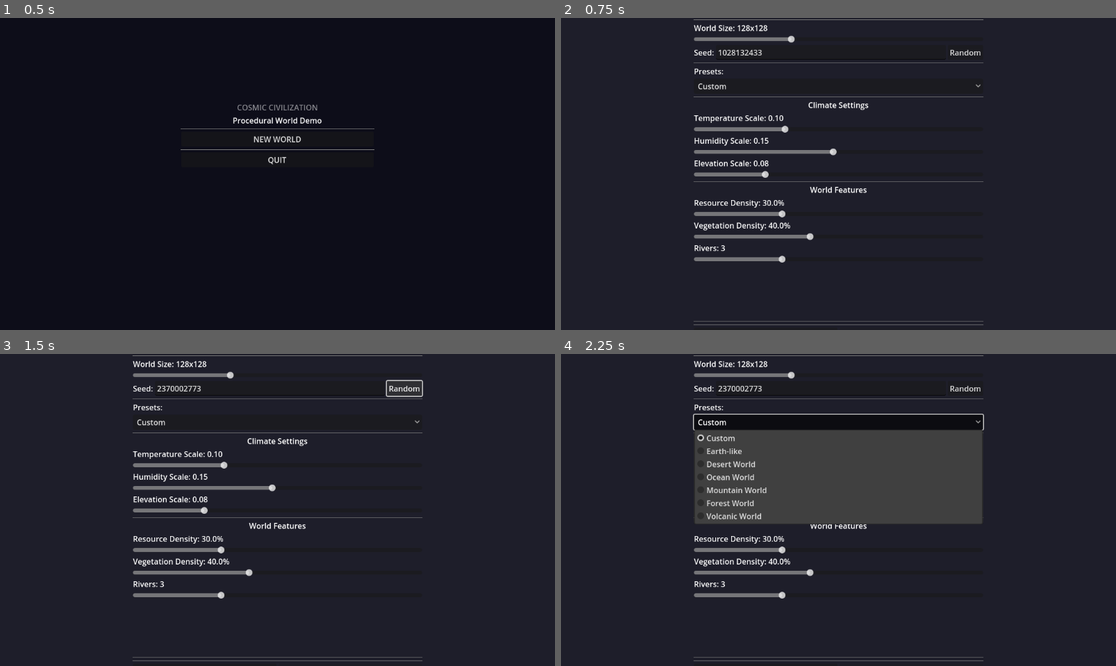
Above: before the commit, frames 1-4 (two rows, left to right).
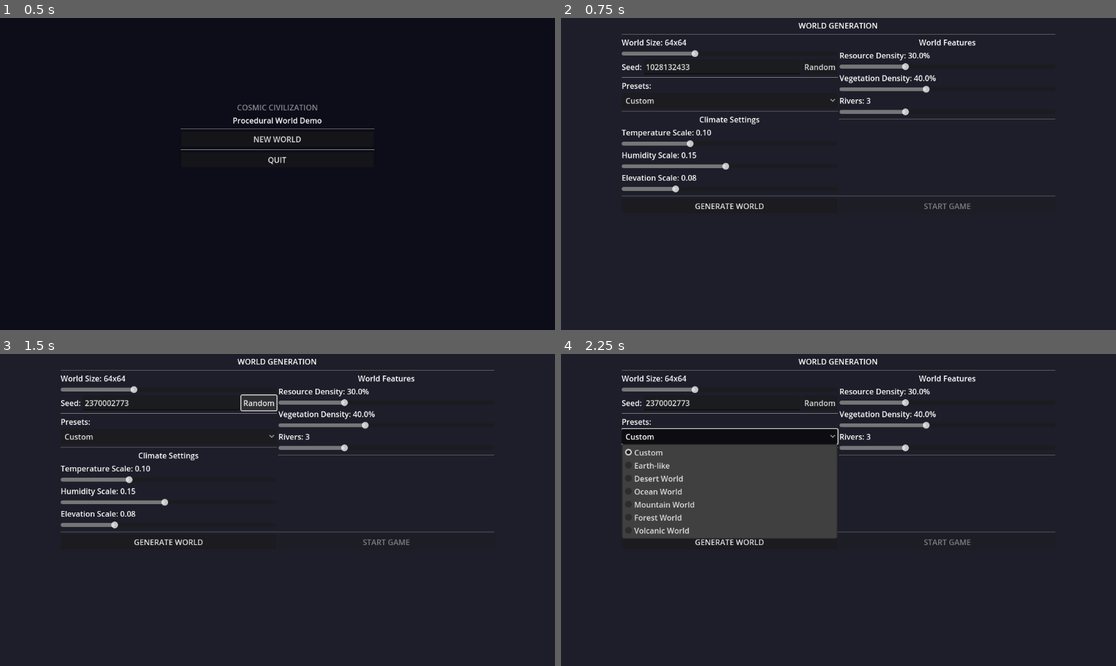
Above: after the commit, the same moments.

Repository: verdictzero/op-game
Game: Godot game, scene res://scenes/GameManager.tscn
Same seed, same stepped clock (60 frames per second), same inputs: the game is played once before the commit and once after it.
Inputs:
- Up to frame 1 (0.5 s): no input
- Up to frame 2 (0.75 s): click "NEW WORLD" at 0.5 s
- Up to frame 3 (1.5 s): click "Random" at 1.25 s
- Up to frame 4 (2.25 s): click "Custom" at 2 s

Frame 1 is identical in both runs. In frame 2, 7.8% of the frame differs, in the area x 10-90%, y 0-99%; in frame 3, 8.0%; in frame 4, 21%.

Commit message:
Fix world generation stalling and redesign UI for 16:9 compatibility
World Generation Fixes:
- Fix WorldGenUI default world size from 128x128 to 64x64 to match WorldGenerator
- Increase yielding frequency from every 5 to every 2 rows in vegetation/tile creation
- Prevents generation stalling at 126/128 (89%) issue

UI Layout Redesign:
- Completely redesign WorldGenUI with two-column layout
- Add ScrollContainer wrapper for better viewport compatibility
- Reduce height from 700px to 640px, increase width to 900px
- Left column: World size, seed, presets, climate settings
- Right column: Resources, progress bar, world statistics
- Now fits properly in 1280x720+ resolutions

Technical Changes:
- Update all @onready node paths in WorldGenUI.gd for new scene structure
- Add development notes documentation for session tracking
- Maintain full functionality with improved layout

🤖 Generated with [Claude Code](https://claude.ai/code)

Co-Authored-By: Claude <noreply@anthropic.com>

Diff:
--- a/oneiric-parallax/scenes/ui/WorldGenUI.tscn
+++ b/oneiric-parallax/scenes/ui/WorldGenUI.tscn
@@ -16,214 +16,223 @@
 anchor_bottom = 1.0
 color = Color(0.1, 0.1, 0.15, 0.9)
 
-[node name="VBox" type="VBoxContainer" parent="."]
+[node name="ScrollContainer" type="ScrollContainer" parent="."]
 layout_mode = 1
 anchors_preset = 8
 anchor_left = 0.5
 anchor_top = 0.5
 anchor_right = 0.5
 anchor_bottom = 0.5
-offset_left = -300.0
-offset_top = -350.0
-offset_right = 300.0
-offset_bottom = 350.0
-
-[node name="TitleLabel" type="Label" parent="VBox"]
+offset_left = -450.0
+offset_top = -320.0
+offset_right = 450.0
+offset_bottom = 320.0
+
+[node name="VBox" type="VBoxContainer" parent="ScrollContainer"]
+layout_mode = 2
+size_flags_horizontal = 3
+
+[node name="TitleLabel" type="Label" parent="ScrollContainer/VBox"]
 layout_mode = 2
 text = "WORLD GENERATION"
 horizontal_alignment = 1
 vertical_alignment = 1
 
-[node name="HSeparator" type="HSeparator" parent="VBox"]
-layout_mode = 2
-
-[node name="ParametersContainer" type="VBoxContainer" parent="VBox"]
+[node name="HSeparator" type="HSeparator" parent="ScrollContainer/VBox"]
+layout_mode = 2
+
+[node name="MainContainer" type="HBoxContainer" parent="ScrollContainer/VBox"]
 layout_mode = 2
 size_flags_vertical = 3
 
-[node name="WorldSizeContainer" type="VBoxContainer" parent="VBox/ParametersContainer"]
-layout_mode = 2
-
-[node name="WorldSizeLabel" type="Label" parent="VBox/ParametersContainer/WorldSizeContainer"]
-layout_mode = 2
-text = "World Size: 128x128"
-
-[node name="WorldSizeSlider" type="HSlider" parent="VBox/ParametersContainer/WorldSizeContainer"]
-layout_mode = 2
-min_value = 64.0
-max_value = 256.0
-step = 32.0
-value = 128.0
-
-[node name="SeedContainer" type="HBoxContainer" parent="VBox/ParametersContainer"]
-layout_mode = 2
-
-[node name="SeedLabel" type="Label" parent="VBox/ParametersContainer/SeedContainer"]
+[node name="LeftColumn" type="VBoxContainer" parent="ScrollContainer/VBox/MainContainer"]
+layout_mode = 2
+size_flags_horizontal = 3
+
+[node name="WorldSizeContainer" type="VBoxContainer" parent="ScrollContainer/VBox/MainContainer/LeftColumn"]
+layout_mode = 2
+
+[node name="WorldSizeLabel" type="Label" parent="ScrollContainer/VBox/MainContainer/LeftColumn/WorldSizeContainer"]
+layout_mode = 2
+text = "World Size: 64x64"
+
+[node name="WorldSizeSlider" type="HSlider" parent="ScrollContainer/VBox/MainContainer/LeftColumn/WorldSizeContainer"]
+layout_mode = 2
+min_value = 32.0
+max_value = 128.0
+step = 16.0
+value = 64.0
+
+[node name="SeedContainer" type="HBoxContainer" parent="ScrollContainer/VBox/MainContainer/LeftColumn"]
+layout_mode = 2
+
+[node name="SeedLabel" type="Label" parent="ScrollContainer/VBox/MainContainer/LeftColumn/SeedContainer"]
 layout_mode = 2
 text = "Seed:"
 size_flags_horizontal = 0
 
-[node name="SeedInput" type="LineEdit" parent="VBox/ParametersContainer/SeedContainer"]
+[node name="SeedInput" type="LineEdit" parent="ScrollContainer/VBox/MainContainer/LeftColumn/SeedContainer"]
 layout_mode = 2
 size_flags_horizontal = 3
 placeholder_text = "Enter seed value"
 
-[node name="RandomSeedButton" type="Button" parent="VBox/ParametersContainer/SeedContainer"]
+[node name="RandomSeedButton" type="Button" parent="ScrollContainer/VBox/MainContainer/LeftColumn/SeedContainer"]
 layout_mode = 2
 text = "Random"
 
-[node name="HSeparator2" type="HSeparator" parent="VBox/ParametersContainer"]
-layout_mode = 2
-
-[node name="PresetsContainer" type="VBoxContainer" parent="VBox/ParametersContainer"]
-layout_mode = 2
-
-[node name="PresetsLabel" type="Label" parent="VBox/ParametersContainer/PresetsContainer"]
+[node name="HSeparator2" type="HSeparator" parent="ScrollContainer/VBox/MainContainer/LeftColumn"]
+layout_mode = 2
+
+[node name="PresetsContainer" type="VBoxContainer" parent="ScrollContainer/VBox/MainContainer/LeftColumn"]
+layout_mode = 2
+
+[node name="PresetsLabel" type="Label" parent="ScrollContainer/VBox/MainContainer/LeftColumn/PresetsContainer"]
 layout_mode = 2
 text = "Presets:"
 
-[node name="PresetsOption" type="OptionButton" parent="VBox/ParametersContainer/PresetsContainer"]
-layout_mode = 2
-
-[node name="HSeparator3" type="HSeparator" parent="VBox/ParametersContainer"]
-layout_mode = 2
-
-[node name="ClimateContainer" type="VBoxContainer" parent="VBox/ParametersContainer"]
-layout_mode = 2
-
-[node name="ClimateLabel" type="Label" parent="VBox/ParametersContainer/ClimateContainer"]
+[node name="PresetsOption" type="OptionButton" parent="ScrollContainer/VBox/MainContainer/LeftColumn/PresetsContainer"]
+layout_mode = 2
+
+[node name="HSeparator3" type="HSeparator" parent="ScrollContainer/VBox/MainContainer/LeftColumn"]
+layout_mode = 2
+
+[node name="ClimateContainer" type="VBoxContainer" parent="ScrollContainer/VBox/MainContainer/LeftColumn"]
+layout_mode = 2
+
+[node name="ClimateLabel" type="Label" parent="ScrollContainer/VBox/MainContainer/LeftColumn/ClimateContainer"]
 layout_mode = 2
 text = "Climate Settings"
 horizontal_alignment = 1
 
-[node name="TemperatureContainer" type="VBoxContainer" parent="VBox/ParametersContainer/ClimateContainer"]
-layout_mode = 2
-
-[node name="TemperatureLabel" type="Label" parent="VBox/ParametersContainer/ClimateContainer/TemperatureContainer"]
+[node name="TemperatureContainer" type="VBoxContainer" parent="ScrollContainer/VBox/MainContainer/LeftColumn/ClimateContainer"]
+layout_mode = 2
+
+[node name="TemperatureLabel" type="Label" parent="ScrollContainer/VBox/MainContainer/LeftColumn/ClimateContainer/TemperatureContainer"]
 layout_mode = 2
 text = "Temperature Scale: 0.10"
 
-[node name="TemperatureSlider" type="HSlider" parent="VBox/ParametersContainer/ClimateContainer/TemperatureContainer"]
+[node name="TemperatureSlider" type="HSlider" parent="ScrollContainer/VBox/MainContainer/LeftColumn/ClimateContainer/TemperatureContainer"]
 layout_mode = 2
 min_value = 0.01
 max_value = 0.3
 step = 0.01
 value = 0.1
 
-[node name="HumidityContainer" type="VBoxContainer" parent="VBox/ParametersContainer/ClimateContainer"]
-layout_mode = 2
-
-[node name="HumidityLabel" type="Label" parent="VBox/ParametersContainer/ClimateContainer/HumidityContainer"]
+[node name="HumidityContainer" type="VBoxContainer" parent="ScrollContainer/VBox/MainContainer/LeftColumn/ClimateContainer"]
+layout_mode = 2
+
+[node name="HumidityLabel" type="Label" parent="ScrollContainer/VBox/MainContainer/LeftColumn/ClimateContainer/HumidityContainer"]
 layout_mode = 2
 text = "Humidity Scale: 0.15"
 
-[node name="HumiditySlider" type="HSlider" parent="VBox/ParametersContainer/ClimateContainer/HumidityContainer"]
+[node name="HumiditySlider" type="HSlider" parent="ScrollContainer/VBox/MainContainer/LeftColumn/ClimateContainer/HumidityContainer"]
 layout_mode = 2
 min_value = 0.01
 max_value = 0.3
 step = 0.01
 value = 0.15
 
-[node name="ElevationContainer" type="VBoxContainer" parent="VBox/ParametersContainer/ClimateContainer"]
-layout_mode = 2
-
-[node name="ElevationLabel" type="Label" parent="VBox/ParametersContainer/ClimateContainer/ElevationContainer"]
+[node name="ElevationContainer" type="VBoxContainer" parent="ScrollContainer/VBox/MainContainer/LeftColumn/ClimateContainer"]
+layout_mode = 2
+
+[node name="ElevationLabel" type="Label" parent="ScrollContainer/VBox/MainContainer/LeftColumn/ClimateContainer/ElevationContainer"]
 layout_mode = 2
 text = "Elevation Scale: 0.08"
 
-[node name="ElevationSlider" type="HSlider" parent="VBox/ParametersContainer/ClimateContainer/ElevationContainer"]
+[node name="ElevationSlider" type="HSlider" parent="ScrollContainer/VBox/MainContainer/LeftColumn/ClimateContainer/ElevationContainer"]
 layout_mode = 2
 min_value = 0.01
 max_value = 0.3
 step = 0.01
 value = 0.08
 
-[node name="HSeparator4" type="HSeparator" parent="VBox/ParametersContainer"]
-layout_mode = 2
-
-[node name="ResourcesContainer" type="VBoxContainer" parent="VBox/ParametersContainer"]
-layout_mode = 2
-
-[node name="ResourcesLabel" type="Label" parent="VBox/ParametersContainer/ResourcesContainer"]
+[node name="RightColumn" type="VBoxContainer" parent="ScrollContainer/VBox/MainContainer"]
+layout_mode = 2
+size_flags_horizontal = 3
+
+[node name="ResourcesContainer" type="VBoxContainer" parent="ScrollContainer/VBox/MainContainer/RightColumn"]
+layout_mode = 2
+
+[node name="ResourcesLabel" type="Label" parent="ScrollContainer/VBox/MainContainer/RightColumn/ResourcesContainer"]
 layout_mode = 2
 text = "World Features"
 horizontal_alignment = 1
 
-[node name="ResourceDensityContainer" type="VBoxContainer" parent="VBox/ParametersContainer/ResourcesContainer"]
-layout_mode = 2
-
-[node name="ResourceLabel" type="Label" parent="VBox/ParametersContainer/ResourcesContainer/ResourceDensityContainer"]
+[node name="ResourceDensityContainer" type="VBoxContainer" parent="ScrollContainer/VBox/MainContainer/RightColumn/ResourcesContainer"]
+layout_mode = 2
+
+[node name="ResourceLabel" type="Label" parent="ScrollContainer/VBox/MainContainer/RightColumn/ResourcesContainer/ResourceDensityContainer"]
 layout_mode = 2
 text = "Resource Density: 30%"
 
-[node name="ResourceSlider" type="HSlider" parent="VBox/ParametersContainer/ResourcesContainer/ResourceDensityContainer"]
+[node name="ResourceSlider" type="HSlider" parent="ScrollContainer/VBox/MainContainer/RightColumn/ResourcesContainer/ResourceDensityContainer"]
 layout_mode = 2
 max_value = 1.0
 step = 0.1
 value = 0.3
 
-[node name="VegetationContainer" type="VBoxContainer" parent="VBox/ParametersContainer/ResourcesContainer"]
-layout_mode = 2
-
-[node name="VegetationLabel" type="Label" parent="VBox/ParametersContainer/ResourcesContainer/VegetationContainer"]
+[node name="VegetationContainer" type="VBoxContainer" parent="ScrollContainer/VBox/MainContainer/RightColumn/ResourcesContainer"]
+layout_mode = 2
+
+[node name="VegetationLabel" type="Label" parent="ScrollContainer/VBox/MainContainer/RightColumn/ResourcesContainer/VegetationContainer"]
 layout_mode = 2
 text = "Vegetation Density: 40%"
 
-[node name="VegetationSlider" type="HSlider" parent="VBox/ParametersContainer/ResourcesContainer/VegetationContainer"]
+[node name="VegetationSlider" type="HSlider" parent="ScrollContainer/VBox/MainContainer/RightColumn/ResourcesContainer/VegetationContainer"]
 layout_mode = 2
 max_value = 1.0
 step = 0.1
 value = 0.4
 
-[node name="RiverContainer" type="VBoxContainer" parent="VBox/ParametersContainer/ResourcesContainer"]
-layout_mode = 2
-
-[node name="RiverLabel" type="Label" parent="VBox/ParametersContainer/ResourcesContainer/RiverContainer"]
+[node name="RiverContainer" type="VBoxContainer" parent="ScrollContainer/VBox/MainContainer/RightColumn/ResourcesContainer"]
+layout_mode = 2
+
+[node name="RiverLabel" type="Label" parent="ScrollContainer/VBox/MainContainer/RightColumn/ResourcesContainer/RiverContainer"]
 layout_mode = 2
 text = "Rivers: 3"
 
-[node name="RiverSlider" type="HSlider" parent="VBox/ParametersContainer/ResourcesContainer/RiverContainer"]
+[node name="RiverSlider" type="HSlider" parent="ScrollContainer/VBox/MainContainer/RightColumn/ResourcesContainer/RiverContainer"]
 layout_mode = 2
 max_value = 10.0
 step = 1.0
 value = 3.0
 
-[node name="HSeparator5" type="HSeparator" parent="VBox"]
-layout_mode = 2
-
-[node name="ProgressContainer" type="VBoxContainer" parent="VBox"]
-layout_mode = 2
-
-[node name="ProgressLabel" type="Label" parent="VBox/ProgressContainer"]
+[node name="HSeparator4" type="HSeparator" parent="ScrollContainer/VBox/MainContainer/RightColumn"]
+layout_mode = 2
+
+[node name="ProgressContainer" type="VBoxContainer" parent="ScrollContainer/VBox/MainContainer/RightColumn"]
+layout_mode = 2
+
+[node name="ProgressLabel" type="Label" parent="ScrollContainer/VBox/MainContainer/RightColumn/ProgressContainer"]
 layout_mode = 2
 text = "Generating..."
 horizontal_alignment = 1
 
-[node name="ProgressBar" type="ProgressBar" parent="VBox/ProgressContainer"]
-layout_mode = 2
-
-[node name="HSeparator6" type="HSeparator" parent="VBox"]
-layout_mode = 2
-
-[node name="StatsContainer" type="VBoxContainer" parent="VBox"]
+[node name="ProgressBar" type="ProgressBar" parent="ScrollContainer/VBox/MainContainer/RightColumn/ProgressContainer"]
+layout_mode = 2
+
+[node name="StatsContainer" type="VBoxContainer" parent="ScrollContainer/VBox/MainContainer/RightColumn"]
 layout_mode = 2
 size_flags_vertical = 3
 
-[node name="StatsLabel" type="RichTextLabel" parent="VBox/StatsContainer"]
+[node name="StatsLabel" type="RichTextLabel" parent="ScrollContainer/VBox/MainContainer/RightColumn/StatsContainer"]
 layout_mode = 2
 size_flags_vertical = 3
 bbcode_enabled = true
 fit_content = true
 
-[node name="ButtonContainer" type="HBoxContainer" parent="VBox"]
-layout_mode = 2
-
-[node name="GenerateButton" type="Button" parent="VBox/ButtonContainer"]
+[node name="HSeparator5" type="HSeparator" parent="ScrollContainer/VBox"]
+layout_mode = 2
+
+[node name="ButtonContainer" type="HBoxContainer" parent="ScrollContainer/VBox"]
+layout_mode = 2
+
+[node name="GenerateButton" type="Button" parent="ScrollContainer/VBox/ButtonContainer"]
 layout_mode = 2
 size_flags_horizontal = 3
 text = "GENERATE WORLD"
 
-[node name="StartGameButton" type="Button" parent="VBox/ButtonContainer"]
+[node name="StartGameButton" type="Button" parent="ScrollContainer/VBox/ButtonContainer"]
 layout_mode = 2
 size_flags_horizontal = 3
 text = "START GAME"
--- a/oneiric-parallax/scripts/systems/WorldGenerator.gd
+++ b/oneiric-parallax/scripts/systems/WorldGenerator.gd
@@ -347,7 +347,7 @@
 			world_data[x][y]["vegetation"] = vegetation
 
 		# More frequent yielding and progress updates
-		if x % 5 == 0:
+		if x % 2 == 0:  # Even more frequent yielding
 			var progress = 0.8 + (float(x) / world_size.x) * 0.1
 			generation_progress.emit(progress, "Growing vegetation... (%d/%d)" % [x + 1, world_size.x])
 			await get_tree().process_frame
@@ -361,7 +361,7 @@
 			create_terrain_tile_advanced(x, y, tile_data, container)
 
 		# More frequent yielding for large worlds
-		if x % 5 == 0:
+		if x % 2 == 0:  # Even more frequent yielding
 			var progress = 0.9 + (float(x) / world_size.x) * 0.1
 			generation_progress.emit(progress, "Creating world tiles... (%d/%d)" % [x + 1, world_size.x])
 			await get_tree().process_frame
--- a/oneiric-parallax/scripts/ui/WorldGenUI.gd
+++ b/oneiric-parallax/scripts/ui/WorldGenUI.gd
@@ -4,35 +4,35 @@
 signal generate_world_requested(params: Dictionary)
 signal start_game_requested()
 
-@onready var world_size_slider = $VBox/ParametersContainer/WorldSizeContainer/WorldSizeSlider
-@onready var world_size_label = $VBox/ParametersContainer/WorldSizeContainer/WorldSizeLabel
-@onready var seed_input = $VBox/ParametersContainer/SeedContainer/SeedInput
-@onready var random_seed_button = $VBox/ParametersContainer/SeedContainer/RandomSeedButton
-
-@onready var temperature_slider = $VBox/ParametersContainer/ClimateContainer/TemperatureContainer/TemperatureSlider
-@onready var temperature_label = $VBox/ParametersContainer/ClimateContainer/TemperatureContainer/TemperatureLabel
-@onready var humidity_slider = $VBox/ParametersContainer/ClimateContainer/HumidityContainer/HumiditySlider
-@onready var humidity_label = $VBox/ParametersContainer/ClimateContainer/HumidityContainer/HumidityLabel
-@onready var elevation_slider = $VBox/ParametersContainer/ClimateContainer/ElevationContainer/ElevationSlider
-@onready var elevation_label = $VBox/ParametersContainer/ClimateContainer/ElevationContainer/ElevationLabel
-
-@onready var resource_slider = $VBox/ParametersContainer/ResourcesContainer/ResourceDensityContainer/ResourceSlider
-@onready var resource_label = $VBox/ParametersContainer/ResourcesContainer/ResourceDensityContainer/ResourceLabel
-@onready var vegetation_slider = $VBox/ParametersContainer/ResourcesContainer/VegetationContainer/VegetationSlider
-@onready var vegetation_label = $VBox/ParametersContainer/ResourcesContainer/VegetationContainer/VegetationLabel
-@onready var river_slider = $VBox/ParametersContainer/ResourcesContainer/RiverContainer/RiverSlider
-@onready var river_label = $VBox/ParametersContainer/ResourcesContainer/RiverContainer/RiverLabel
-
-@onready var generate_button = $VBox/ButtonContainer/GenerateButton
-@onready var start_game_button = $VBox/ButtonContainer/StartGameButton
-@onready var presets_option = $VBox/ParametersContainer/PresetsContainer/PresetsOption
-
-@onready var progress_container = $VBox/ProgressContainer
-@onready var progress_bar = $VBox/ProgressContainer/ProgressBar
-@onready var progress_label = $VBox/ProgressContainer/ProgressLabel
-
-@onready var stats_container = $VBox/StatsContainer
-@onready var stats_label = $VBox/StatsContainer/StatsLabel
+@onready var world_size_slider = $ScrollContainer/VBox/MainContainer/LeftColumn/WorldSizeContainer/WorldSizeSlider
+@onready var world_size_label = $ScrollContainer/VBox/MainContainer/LeftColumn/WorldSizeContainer/WorldSizeLabel
+@onready var seed_input = $ScrollContainer/VBox/MainContainer/LeftColumn/SeedContainer/SeedInput
+@onready var random_seed_button = $ScrollContainer/VBox/MainContainer/LeftColumn/SeedContainer/RandomSeedButton
+
+@onready var temperature_slider = $ScrollContainer/VBox/MainContainer/LeftColumn/ClimateContainer/TemperatureContainer/TemperatureSlider
+@onready var temperature_label = $ScrollContainer/VBox/MainContainer/LeftColumn/ClimateContainer/TemperatureContainer/TemperatureLabel
+@onready var humidity_slider = $ScrollContainer/VBox/MainContainer/LeftColumn/ClimateContainer/HumidityContainer/HumiditySlider
+@onready var humidity_label = $ScrollContainer/VBox/MainContainer/LeftColumn/ClimateContainer/HumidityContainer/HumidityLabel
+@onready var elevation_slider = $ScrollContainer/VBox/MainContainer/LeftColumn/ClimateContainer/ElevationContainer/ElevationSlider
+@onready var elevation_label = $ScrollContainer/VBox/MainContainer/LeftColumn/ClimateContainer/ElevationContainer/ElevationLabel
+
+@onready var resource_slider = $ScrollContainer/VBox/MainContainer/RightColumn/ResourcesContainer/ResourceDensityContainer/ResourceSlider
+@onready var resource_label = $ScrollContainer/VBox/MainContainer/RightColumn/ResourcesContainer/ResourceDensityContainer/ResourceLabel
+@onready var vegetation_slider = $ScrollContainer/VBox/MainContainer/RightColumn/ResourcesContainer/VegetationContainer/VegetationSlider
+@onready var vegetation_label = $ScrollContainer/VBox/MainContainer/RightColumn/ResourcesContainer/VegetationContainer/VegetationLabel
+@onready var river_slider = $ScrollContainer/VBox/MainContainer/RightColumn/ResourcesContainer/RiverContainer/RiverSlider
+@onready var river_label = $ScrollContainer/VBox/MainContainer/RightColumn/ResourcesContainer/RiverContainer/RiverLabel
+
+@onready var generate_button = $ScrollContainer/VBox/ButtonContainer/GenerateButton
+@onready var start_game_button = $ScrollContainer/VBox/ButtonContainer/StartGameButton
+@onready var presets_option = $ScrollContainer/VBox/MainContainer/LeftColumn/PresetsContainer/PresetsOption
+
+@onready var progress_container = $ScrollContainer/VBox/MainContainer/RightColumn/ProgressContainer
+@onready var progress_bar = $ScrollContainer/VBox/MainContainer/RightColumn/ProgressContainer/ProgressBar
+@onready var progress_label = $ScrollContainer/VBox/MainContainer/RightColumn/ProgressContainer/ProgressLabel
+
+@onready var stats_container = $ScrollContainer/VBox/MainContainer/RightColumn/StatsContainer
+@onready var stats_label = $ScrollContainer/VBox/MainContainer/RightColumn/StatsContainer/StatsLabel
 
 var world_generator: WorldGenerator
 
@@ -58,7 +58,7 @@
 	presets_option.item_selected.connect(_on_preset_selected)
 
 	# Set initial values
-	world_size_slider.value = 128
+	world_size_slider.value = 64  # Match WorldGenerator default
 	seed_input.text = str(randi())
 	temperature_slider.value = 0.1
 	humidity_slider.value = 0.15
Not shown, added: DEVELOPMENT_NOTES.md
